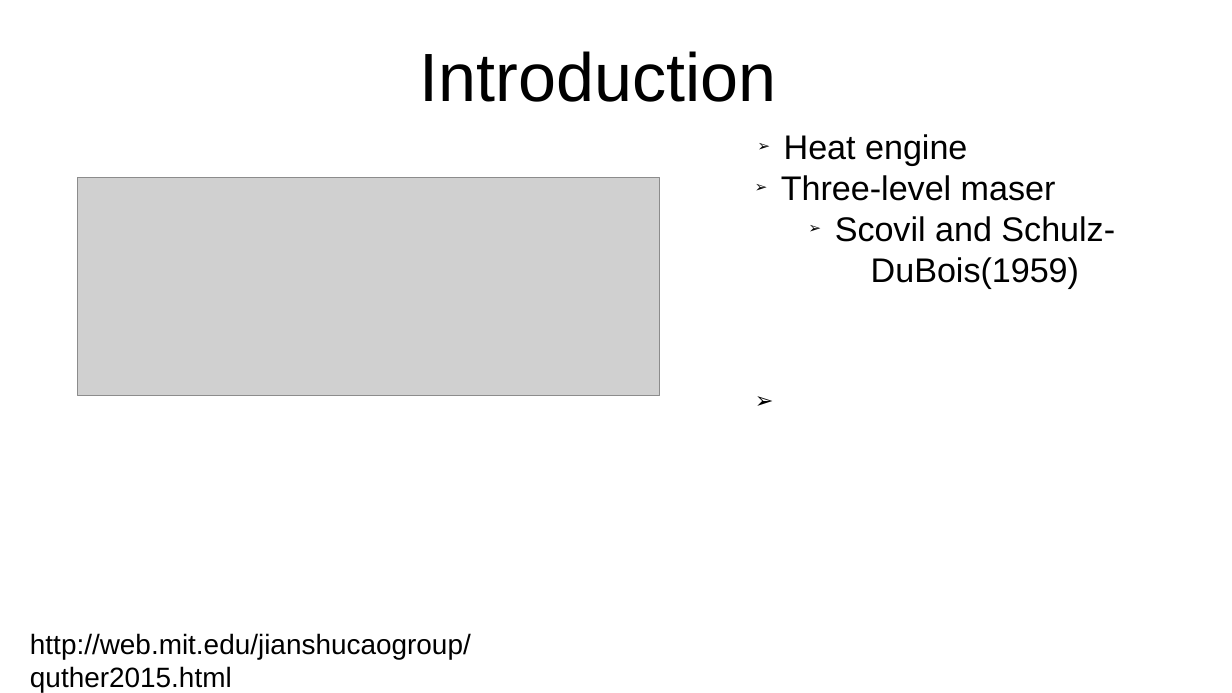
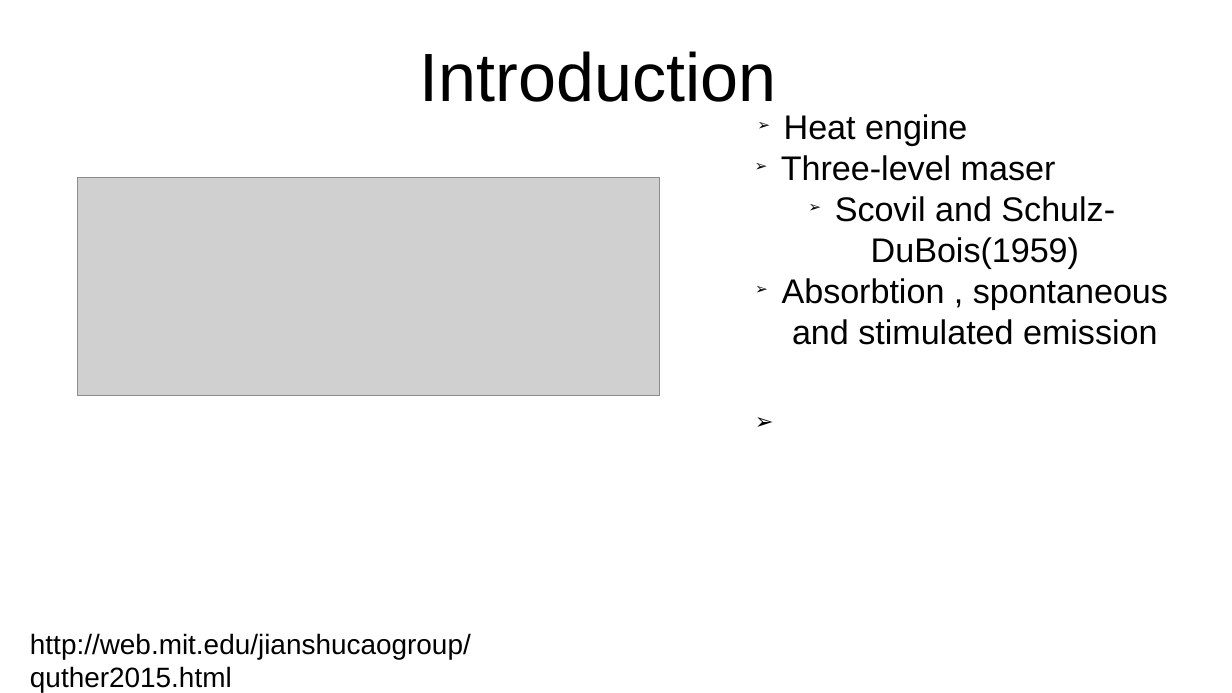
Before and after one commit to SanderStammbach/Sanders-Studium, a slide deck: slide 3 of Master-Projekt/Vortrag.odp. Drawn at 1232x693 pixels with LibreOffice and Linux fonts; fonts in the diff are those of the drawing; grey boxes stand for pictures; background and template pictures are left out. Boxes give left, top, right and bottom in pixels: in the first picture for what was removed or moved away, otherwise in the second. Text is boxed around its words. In the diff, an @@ line names an element or a change of style, - is before the commit and + after.

```diff
--- a/Master-Projekt/Vortrag.odp
+++ b/Master-Projekt/Vortrag.odp
@@ subtitle at box(782, 278, 1168, 345): paragraph added @@
+➢ Absorbtion , spontaneous and stimulated emission
```
Also in this commit, not shown: 3 other slides changed, 2 slides added, 1 slide removed, 2 other files.
